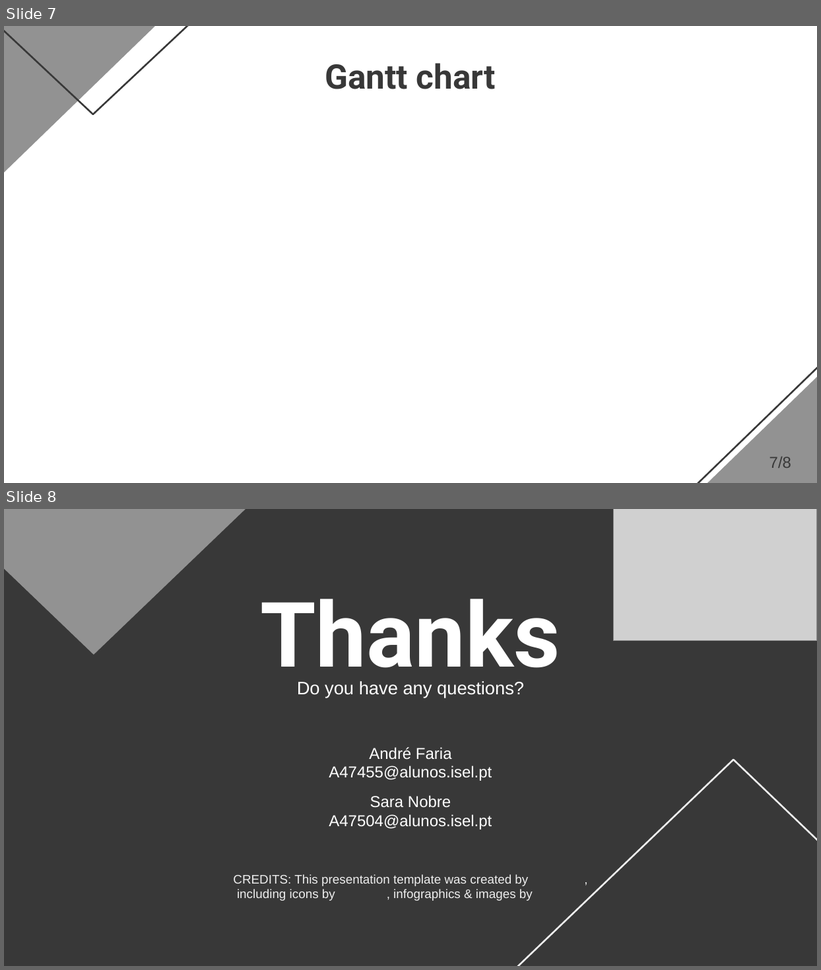
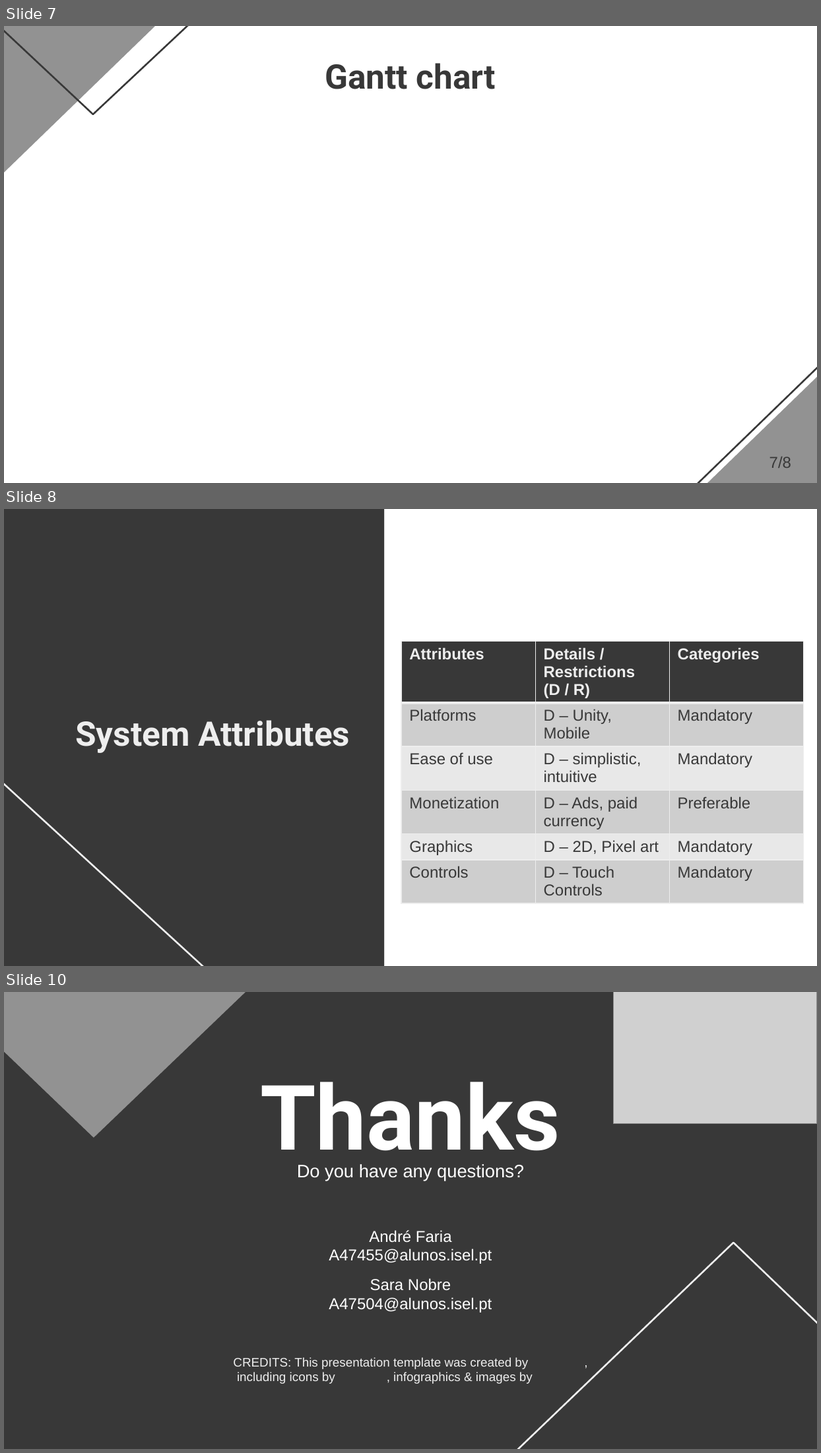
Before and after one commit to FariaXD/UnityMobileGame-FinalProject, a slide deck: ReportsAndOthers/Presentations/Presentation.pptx. Shown one above the other, each under a label of ours: slides 7 and 8 before the commit, slides 7, 8 and 10 after it; the slides between them are not shown. The pictures are 821x970 and 821x1453 pixels, drawn with LibreOffice and Linux fonts; fonts in the diff are those of the drawing; grey boxes stand for pictures; background and template pictures are left out. Boxes give left, top, right and bottom in pixels: in the first picture for what was removed or moved away, otherwise in the second. Text is boxed around its words. In the diff, an @@ line names an element or a change of style, - is before the commit and + after.

```diff
--- a/ReportsAndOthers/Presentations/Presentation.pptx
+++ b/ReportsAndOthers/Presentations/Presentation.pptx
@@ slide 8 added at [4, 509, 817, 966], background #FFFFFF @@
@@ rectangle added at [4, 509, 385, 966], fill #383838, outline #DBDBDB 0.75 pt @@
@@ table added at [401, 642, 804, 918], 6 rows, 3 columns @@
+Attributes | Details / Restrictions (D / R) | Categories
+Platforms | D – Unity, Mobile | Mandatory
+Ease of use | D – simplistic, intuitive | Mandatory
+Monetization | D – Ads, paid currency | Preferable
+Graphics | D – 2D, Pixel art | Mandatory
+Controls | D – Touch Controls | Mandatory
@@ line added from (290, 966) to (4, 654), #EEEEEE 1.5 pt @@
@@ title added at [75, 720, 350, 753], 30 pt, text #EEEEEE, bold @@
+System Attributes
@@ what was slide 8 is now slide 10 @@
```
Also in this commit, not shown: 3 slides changed, 1 other slide added, 8 other files.
